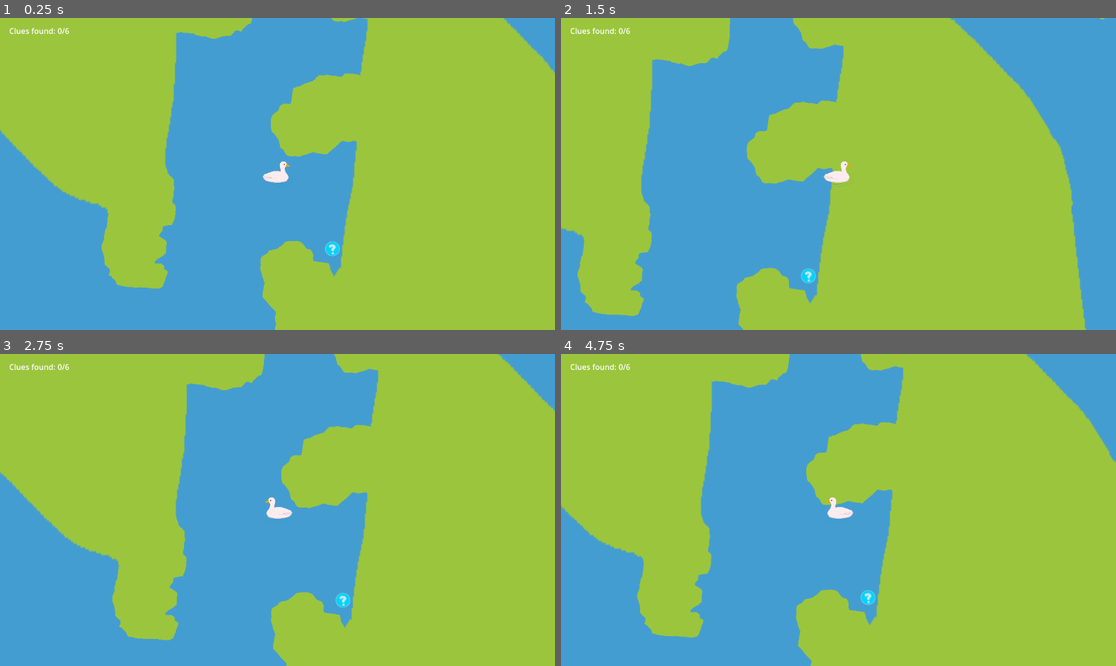
Above: before the commit, frames 1-4 (two rows, left to right).
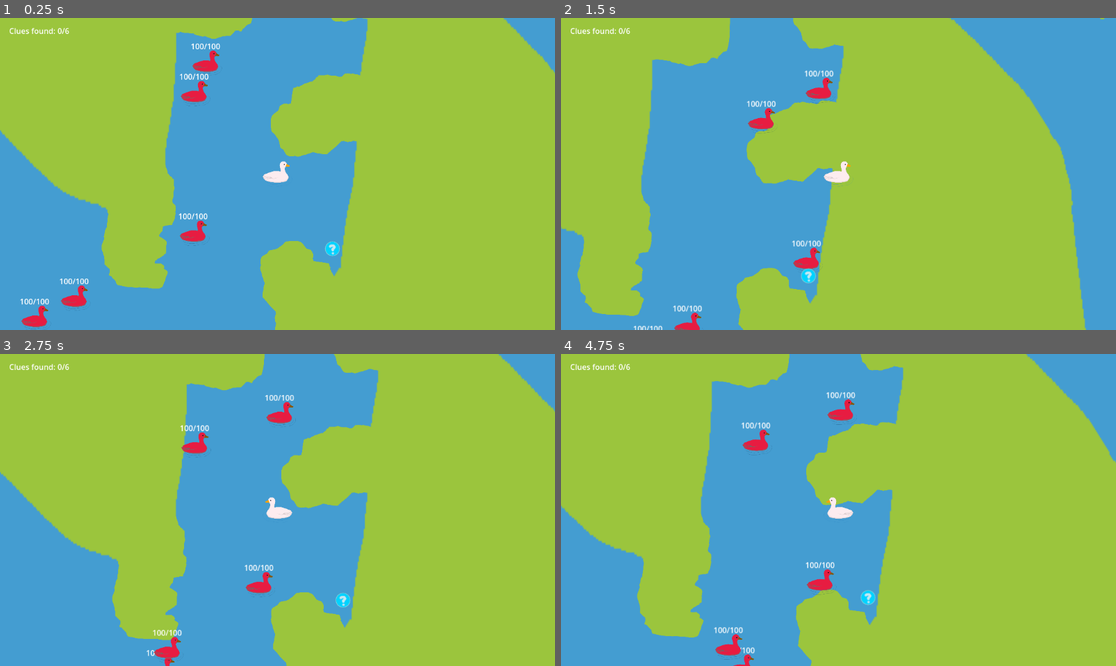
Above: after the commit, the same moments.

Repository: screenpotato/WAVES-next-hit
Game: Godot game, scene res://src/main.tscn
Same seed, same stepped clock (60 frames per second), same inputs: the game is played once before the commit and once after it.
Inputs:
- Up to frame 1 (0.25 s): no input
- Up to frame 2 (1.5 s): tap Enter (ui_accept) at 0.5, 0.6, 0.77, 1.07 s; hold Right (ui_right) from 0.53 s (still down); tap E (explore) at 1.35 s
- Up to frame 3 (2.75 s): tap Enter (ui_accept) at 1.52, 1.55, 1.82, 2.1 s; release Right (ui_right) at 2.03 s; hold Left (ui_left) from 2.03 s (still down)
- Up to frame 4 (4.75 s): release Left (ui_left) at 2.78 s; hold Right (ui_right) 2.78-4.28 s; tap E (explore) at 2.85, 4.35 s; tap Enter (ui_accept) at 3.02, 3.05, 3.32, 3.6, 3.77, 4.07, 4.25, 4.52, 4.55 s; hold Left (ui_left) from 4.28 s (still down)

The runs differ from the first frame. In frame 1, 1.2% of the frame differs, in the area x 3-40%, y 8-100%; in frame 2, 1.0%; in frame 3, 1.0%; in frame 4, 1.1%.

Commit message:
add fake placeholder enemies

Diff:
--- /dev/null
+++ b/src/enemy.gd
@@ -0,0 +1,42 @@
+extends CharacterBody2D
+
+
+const SPEED = 300.0
+const JUMP_VELOCITY = -400.0
+
+
+# TODO: code enemy behavior, enemies don't actually do anything yet
+
+func _physics_process(delta: float) -> void:
+	# Add the gravity.
+	if not is_on_floor():
+		velocity += get_gravity() * delta
+
+	# Handle jump.
+	if Input.is_action_just_pressed("ui_accept") and is_on_floor():
+		velocity.y = JUMP_VELOCITY
+
+	# Get the input direction and handle the movement/deceleration.
+	# As good practice, you should replace UI actions with custom gameplay actions.
+	var direction := Input.get_axis("ui_left", "ui_right")
+	if direction:
+		velocity.x = direction * SPEED
+	else:
+		velocity.x = move_toward(velocity.x, 0, SPEED)
+
+	move_and_slide()
+
+
+func attack() -> void:
+	pass
+	# TODO: implement attack mode
+
+
+func die() -> void:
+	pass
+	# TODO: implement enemy dying
+
+
+func pursue() -> void:
+	pass
+	# TODO: make enemy follow player if in range
--- /dev/null
+++ b/src/enemy.tscn
@@ -0,0 +1,26 @@
+[gd_scene load_steps=4 format=3 uid="uid://mllc7qox3h7d"]
+
+[ext_resource type="Texture2D" uid="uid://e3axqt7jgdmp" path="res://art/enemy.png" id="1_gum6w"]
+[ext_resource type="Script" uid="uid://dn04vqcscpgna" path="res://src/enemy.gd" id="1_u7g3q"]
+
+[sub_resource type="CapsuleShape2D" id="CapsuleShape2D_gum6w"]
+radius = 12.0
+height = 24.0
+
+[node name="Enemy" type="CharacterBody2D"]
+script = ExtResource("1_u7g3q")
+
+[node name="Sprite2D" type="Sprite2D" parent="."]
+scale = Vector2(0.15, 0.15)
+texture = ExtResource("1_gum6w")
+
+[node name="CollisionShape2D" type="CollisionShape2D" parent="."]
+position = Vector2(0, 5)
+shape = SubResource("CapsuleShape2D_gum6w")
+
+[node name="Label" type="Label" parent="."]
+offset_left = -34.0
+offset_top = -47.0
+offset_right = 28.0
+offset_bottom = -24.0
+text = "100/100"
--- a/src/main.tscn
+++ b/src/main.tscn
@@ -1,11 +1,12 @@
-[gd_scene load_steps=10 format=3 uid="uid://ybgu6it3qqn4"]
+[gd_scene load_steps=11 format=3 uid="uid://ybgu6it3qqn4"]
 
 [ext_resource type="Texture2D" uid="uid://jx7o7k5ipte2" path="res://art/bg.png" id="1_5q4o7"]
 [ext_resource type="PackedScene" uid="uid://c6qnu0l2i6j88" path="res://src/rock.tscn" id="1_eewff"]
-[ext_resource type="Script" uid="uid://cumadpj3xejnw" path="res://src/main.gd" id="1_rlaii"]
+[ext_resource type="Script" uid="uid://csvqft0bx8jrg" path="res://src/main.gd" id="1_rlaii"]
 [ext_resource type="PackedScene" uid="uid://b6dqr4jj5ysof" path="res://src/player.tscn" id="2_gh0ne"]
 [ext_resource type="PackedScene" uid="uid://6jyyw5g35u08" path="res://src/rock_1.tscn" id="3_3cfgd"]
 [ext_resource type="PackedScene" uid="uid://bivykae6umkba" path="res://src/rock_2.tscn" id="4_fyndt"]
+[ext_resource type="PackedScene" uid="uid://mllc7qox3h7d" path="res://src/enemy.tscn" id="4_mgm53"]
 [ext_resource type="PackedScene" uid="uid://yylbk60s7pj2" path="res://src/rock_3.tscn" id="5_kmhfv"]
 [ext_resource type="PackedScene" uid="uid://w67es3r38738" path="res://src/item.tscn" id="8_5mrjc"]
 [ext_resource type="AudioStream" uid="uid://kvr4iarup21q" path="res://audio/diving.mp3" id="9_kf8lf"]
@@ -302,6 +303,26 @@
 position = Vector2(3411.9998, -890.0001)
 rotation = 4.712389
 
+[node name="Enemies" type="Node2D" parent="."]
+
+[node name="Enemy" parent="Enemies" instance=ExtResource("4_mgm53")]
+position = Vector2(-172, 123)
+
+[node name="Enemy2" parent="Enemies" instance=ExtResource("4_mgm53")]
+position = Vector2(-501, 300)
+
+[node name="Enemy3" parent="Enemies" instance=ExtResource("4_mgm53")]
+position = Vector2(-146, -230)
+
+[node name="Enemy4" parent="Enemies" instance=ExtResource("4_mgm53")]
+position = Vector2(-419, 258)
+
+[node name="Enemy5" parent="Enemies" instance=ExtResource("4_mgm53")]
+position = Vector2(-170, -167)
+
+[node name="Enemy6" parent="Enemies" instance=ExtResource("4_mgm53")]
+position = Vector2(-124, -547)
+
 [node name="Clues" type="Node" parent="."]
 
 [node name="Item1" parent="Clues" instance=ExtResource("8_5mrjc")]
Binary file added: art/enemy.png
Not shown, added: art/enemy.png.import
Not shown, added: src/enemy.gd.uid
